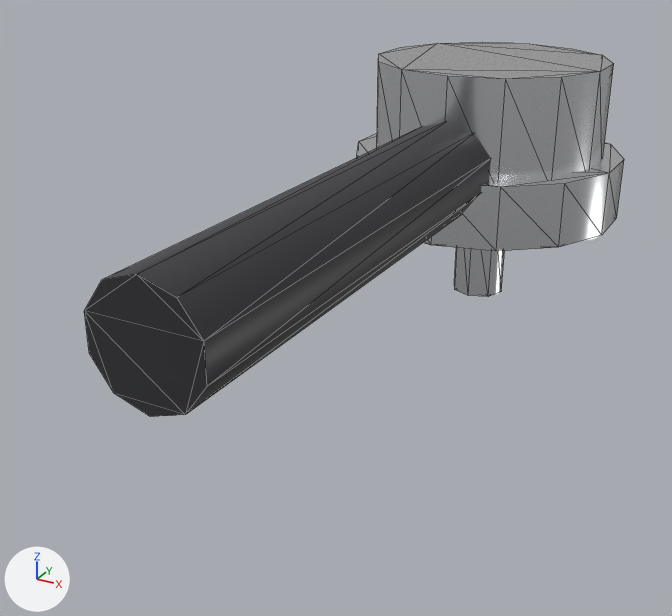
An edit to the glTF model assets/models/props/Portafilter.glb, drawn before and after from the same camera.
The view is the same before and after, from a 50 mm lens placed at (0.094, -0.265, 0.078), pointed at (-0.011, -0.074, -0.017). The axes (+X, +Y, +Z) are drawn at lower left. The lights are the same throughout. The picture after the commit comes second. Mesh edges are drawn as thin lines. Vertices at exactly the same position are counted once.

The first picture shows 'Portafilter'.
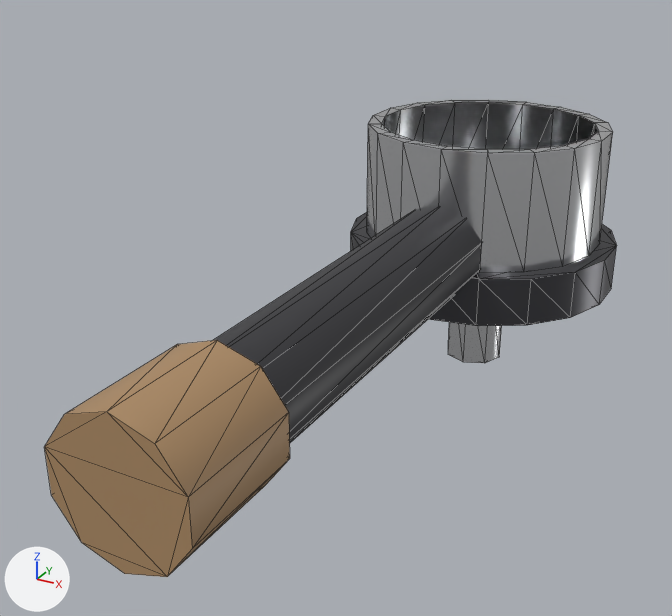
Where the change shows, as pixel boxes (x1, y1, x2, y2) in the pictures (672 x 616 px; the box of a moved part takes in the faces that stretch with it):
'Portafilter', reshaped (27% taller): before (84, 42, 624, 417); after (45, 100, 617, 577)
part 1 of me_cylinder_015, moved or reshaped: before (454, 247, 504, 297); after (448, 322, 502, 363)
part 2 of me_cylinder_015, added: after (351, 212, 617, 326)
part 3 of me_cylinder_015, moved or reshaped: before (84, 122, 491, 417); after (212, 206, 482, 443)
part 4 of me_cylinder_015, added (brown): after (45, 340, 290, 577)
part 5 of me_cylinder_015, rebuilt: before (357, 133, 624, 251); after (367, 100, 613, 273)
part 6 of me_cylinder_015, deleted: before (377, 42, 614, 181)

The change, as a list of edits to the scene's bpy script:
```text
Add mat_darkmetal:
    mat_darkmetal = principled_material('DarkMetal')
    mat_darkmetal.base_color = (0.09, 0.09, 0.1)  # dark grey #555559
    mat_darkmetal.metallic = 0.85
    mat_darkmetal.roughness = 0.4
Add mat_wood:
    mat_wood = principled_material('Wood')
    mat_wood.base_color = (0.42, 0.26, 0.13)  # brown #ad8b65
    mat_wood.roughness = 0.55
Change me_cylinder_015:
    used by ob_portafilter; location = (0.0, 0.0, 0.0)
    remove me_cylinder_015.from_pydata(...)  # 92 vertices, 168 faces; spans x -0.039..0.039, y -0.16..0.04, z -0.036..0.036
    add me_cylinder_015.from_pydata(...)  # 164 vertices, 308 faces; spans x -0.04..0.04, y -0.17..0.041, z -0.059..0.017
    me_cylinder_015 part 1: the loose piece of 16 vertices spanning x -0.008..0.008, y -0.008..0.008, z -0.036..-0.006 is moved by (0.0, 0.0, -0.023)
    me_cylinder_015 part 2: a new loose piece, an 18-sided cylinder along z spanning x -0.04..0.04, y -0.041..0.041, z -0.031..-0.017, in mat_darkmetal (dark grey #555559)
    me_cylinder_015 part 3: the loose piece of 20 vertices spanning x -0.012..0.012, y -0.16..-0.03, z -0.002..0.024 is moved by (0.0, 0.0, -0.023)
    me_cylinder_015 part 4: a new loose piece, a 10-sided cylinder along y spanning x -0.015..0.015, y -0.17..-0.14, z -0.028..0.004, in mat_wood (brown #ad8b65)
    me_cylinder_015 part 5: the loose piece of 28 vertices spanning x -0.039..0.039, y -0.04..0.04, z -0.009..0.009 is rebuilt with 72 vertices and now spans x -0.035..0.035, y -0.036..0.036, z -0.017..0.017
    me_cylinder_015 part 6: the loose piece of 28 vertices spanning x -0.033..0.033, y -0.034..0.034, z 0.006..0.036 is deleted
    add me_cylinder_015.materials.append(mat_darkmetal)  # dark grey #555559
    add me_cylinder_015.materials.append(mat_wood)  # brown #ad8b65
```
